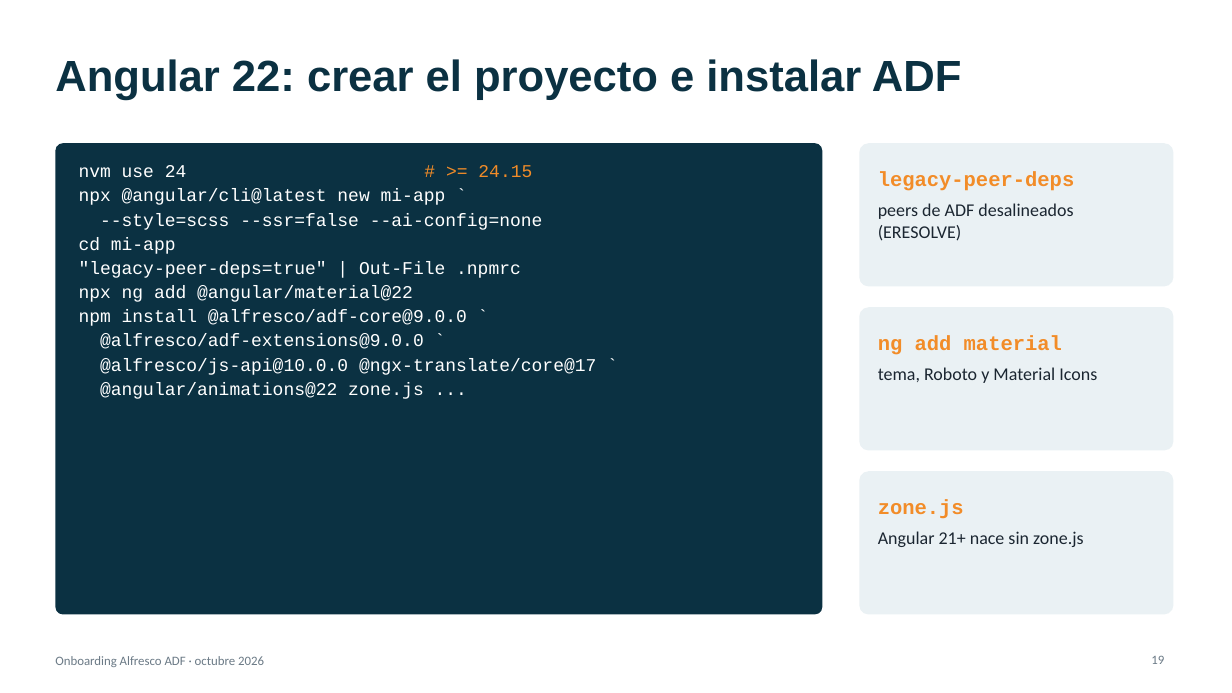
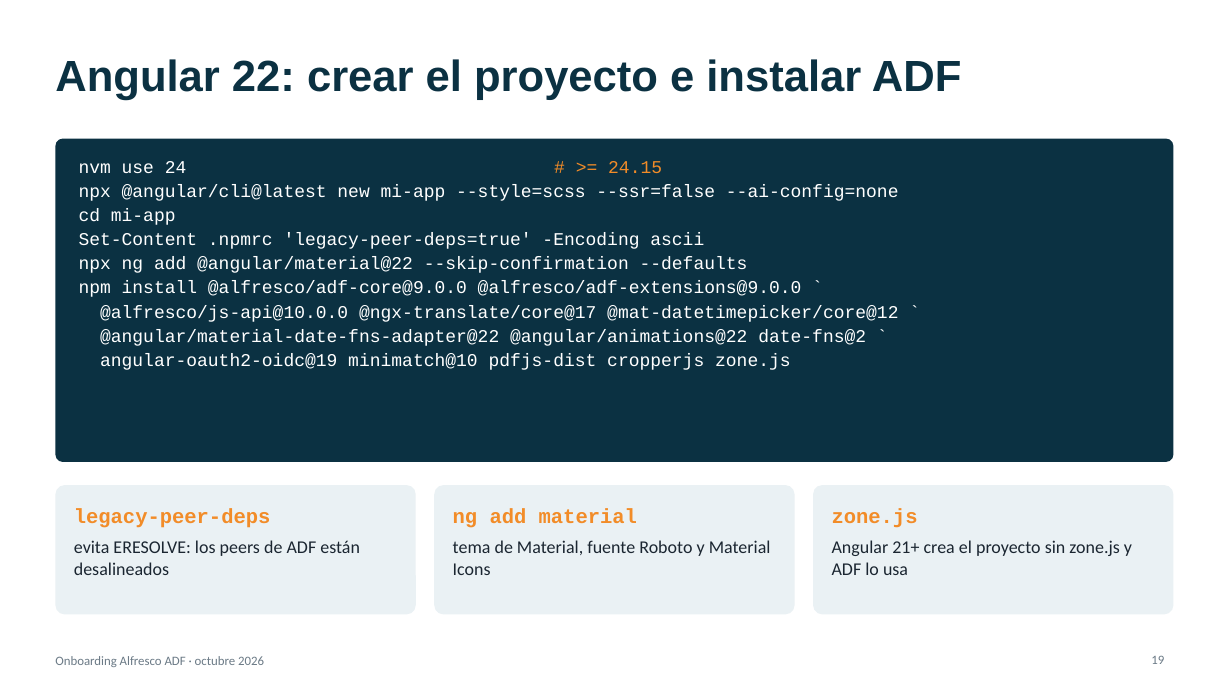
Before and after one commit to renzoqamao/alfresco-adf-onboarding, a slide deck: slide 19 of docs/onboarding-adf.pptx. Drawn at 1232x693 pixels with LibreOffice and Linux fonts; fonts in the diff are those of the drawing. Boxes give left, top, right and bottom in pixels: in the first picture for what was removed or moved away, otherwise in the second. Text is boxed around its words. In the diff, an @@ line names an element or a change of style, - is before the commit and + after.

```diff
--- a/docs/onboarding-adf.pptx
+++ b/docs/onboarding-adf.pptx
@@ rounded rectangle: place and size @@
-rounded rectangle at (55,143,823,615)
+rounded rectangle at (55,139,1174,462)
@@ text at (79,184,899,201): text changed @@
-npx @angular/cli@latest new mi-app `
---style=scss --ssr=false --ai-config=none
+npx @angular/cli@latest new mi-app --style=scss --ssr=false --ai-config=none
@@ text at (79,233,898,370): text changed @@
-"legacy-peer-deps=true" | Out-File .npmrc
-npx ng add @angular/material@22
-npm install @alfresco/adf-core@9.0.0 `
-@alfresco/adf-extensions@9.0.0 `
-@alfresco/js-api@10.0.0 @ngx-translate/core@17 `
-@angular/animations@22 zone.js ...
+Set-Content .npmrc 'legacy-peer-deps=true' -Encoding ascii
+npx ng add @angular/material@22 --skip-confirmation --defaults
+npm install @alfresco/adf-core@9.0.0 @alfresco/adf-extensions@9.0.0 `
+@alfresco/js-api@10.0.0 @ngx-translate/core@17 @mat-datetimepicker/core@12 `
+@angular/material-date-fns-adapter@22 @angular/animations@22 date-fns@2 `
+angular-oauth2-oidc@19 minimatch@10 pdfjs-dist cropperjs zone.js
@@ proportions changed in 4 elements at (813,485,1174,615), (55,139,1174,462), (434,485,795,615), (55,485,416,615) @@
@@ rounded rectangle: place and size @@
-rounded rectangle at (860,143,1174,287)
+rounded rectangle at (55,485,416,615)
@@ text "legacy-peer-deps": place and size @@
-text "legacy-peer-deps" at (878,171,1075,191)
+text "legacy-peer-deps" at (74,508,271,528)
@@ rounded rectangle: place and size @@
-rounded rectangle at (860,308,1174,451)
+rounded rectangle at (434,485,795,615)
@@ text "ng add material": place and size @@
-text "ng add material" at (878,335,1062,355)
+text "ng add material" at (453,508,637,528)
@@ rounded rectangle: place and size @@
-rounded rectangle at (860,471,1174,615)
+rounded rectangle at (813,485,1174,615)
@@ text "zone.js": place and size @@
-text "zone.js" at (878,499,964,519)
+text "zone.js" at (832,508,918,528)
@@ text at (74,540,360,575): text changed @@
-peers de ADF desalineados (ERESOLVE)
+evita ERESOLVE: los peers de ADF están desalineados
@@ text at (453,540,771,575): text changed @@
-tema, Roboto y Material Icons
+tema de Material, fuente Roboto y Material Icons
@@ text at (832,540,1132,575): text changed @@
-Angular 21+ nace sin zone.js
+Angular 21+ crea el proyecto sin zone.js y ADF lo usa
```
Also in this commit, not shown: 11 other slides changed, 3 slides added, 2 slides removed, 4 other files.
